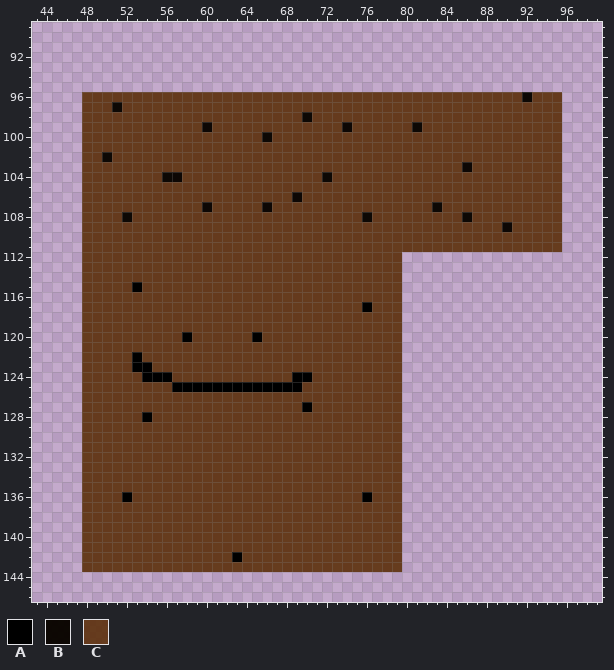
Pixel-art file -- res/levels/bobshotWorldTiles.aseprite. Above, as it was before the edit.
512x512 pixels, 1 frame. Colours within 5 levels of each other are drawn and written as one. Shown: x 43..99, y 89..146.
Visible layers, top first: "Layer 2", "Layer".
Palette (. is transparent): A #000000  B #0a0501fb  C #5a2d07e1
Pixels before (only the part around the change), first column x 43:
 89 .........................................................
 90 .........................................................
 91 .........................................................
 92 .........................................................
 93 .........................................................
 94 .........................................................
 95 .........................................................
 96 .....CCCCCCCCCCCCCCCCCCCCCCCCCCCCCCCCCCCCCCCCCCCCBCCC....
 97 .....CCCBCCCCCCCCCCCCCCCCCCCCCCCCCCCCCCCCCCCCCCCCCCCC....
 98 .....CCCCCCCCCCCCCCCCCCCCCCBCCCCCCCCCCCCCCCCCCCCCCCCC....
 99 .....CCCCCCCCCCCCBCCCCCCCCCCCCCBCCCCCCBCCCCCCCCCCCCCC....
100 .....CCCCCCCCCCCCCCCCCCBCCCCCCCCCCCCCCCCCCCCCCCCCCCCC....
101 .....CCCCCCCCCCCCCCCCCCCCCCCCCCCCCCCCCCCCCCCCCCCCCCCC....
102 .....CCBCCCCCCCCCCCCCCCCCCCCCCCCCCCCCCCCCCCCCCCCCCCCC....
103 .....CCCCCCCCCCCCCCCCCCCCCCCCCCCCCCCCCCCCCCBCCCCCCCCC....
104 .....CCCCCCCCBBCCCCCCCCCCCCCCBCCCCCCCCCCCCCCCCCCCCCCC....
105 .....CCCCCCCCCCCCCCCCCCCCCCCCCCCCCCCCCCCCCCCCCCCCCCCC....
106 .....CCCCCCCCCCCCCCCCCCCCCBCCCCCCCCCCCCCCCCCCCCCCCCCC....
107 .....CCCCCCCCCCCCBCCCCCBCCCCCCCCCCCCCCCCBCCCCCCCCCCCC....
108 .....CCCCBCCCCCCCCCCCCCCCCCCCCCCCBCCCCCCCCCBCCCCCCCCC....
109 .....CCCCCCCCCCCCCCCCCCCCCCCCCCCCCCCCCCCCCCCCCCBCCCCC....
110 .....CCCCCCCCCCCCCCCCCCCCCCCCCCCCCCCCCCCCCCCCCCCCCCCC....
111 .....CCCCCCCCCCCCCCCCCCCCCCCCCCCCCCCCCCCCCCCCCCCCCCCC....
112 .....CCCCCCCCCCCCCCCCCCCCCCCCCCCCCCCC....................
113 .....CCCCCCCCCCCCCCCCCCCCCCCCCCCCCCCC....................
114 .....CCCCCCCCCCCCCCCCCCCCCCCCCCCCCCCC....................
115 .....CCCCCACCCCCCCCCCCCCCCCCCCCCCCCCC....................
116 .....CCCCCCCCCCCCCCCCCCCCCCCCCCCCCCCC....................
117 .....CCCCCCCCCCCCCCCCCCCCCCCCCCCCACCC....................
118 .....CCCCCCCCCCCCCCCCCCCCCCCCCCCCCCCC....................
119 .....CCCCCCCCCCCCCCCCCCCCCCCCCCCCCCCC....................
120 .....CCCCCCCCCCACCCCCCACCCCCCCCCCCCCC....................
121 .....CCCCCCCCCCCCCCCCCCCCCCCCCCCCCCCC....................
122 .....CCCCCACCCCCCCCCCCCCCCCCCCCCCCCCC....................
123 .....CCCCCAACCCCCCCCCCCCCCCCCCCCCCCCC....................
124 .....CCCCCCAAACCCCCCCCCCCCAACCCCCCCCC....................
125 .....CCCCCCCCCAAAAAAAAAAAAACCCCCCCCCC....................
126 .....CCCCCCCCCCCCCCCCCCCCCCCCCCCCCCCC....................
127 .....CCCCCCCCCCCCCCCCCCCCCCACCCCCCCCC....................
128 .....CCCCCCACCCCCCCCCCCCCCCCCCCCCCCCC....................
129 .....CCCCCCCCCCCCCCCCCCCCCCCCCCCCCCCC....................
130 .....CCCCCCCCCCCCCCCCCCCCCCCCCCCCCCCC....................
131 .....CCCCCCCCCCCCCCCCCCCCCCCCCCCCCCCC....................
132 .....CCCCCCCCCCCCCCCCCCCCCCCCCCCCCCCC....................
133 .....CCCCCCCCCCCCCCCCCCCCCCCCCCCCCCCC....................
134 .....CCCCCCCCCCCCCCCCCCCCCCCCCCCCCCCC....................
135 .....CCCCCCCCCCCCCCCCCCCCCCCCCCCCCCCC....................
136 .....CCCCACCCCCCCCCCCCCCCCCCCCCCCACCC....................
137 .....CCCCCCCCCCCCCCCCCCCCCCCCCCCCCCCC....................
138 .....CCCCCCCCCCCCCCCCCCCCCCCCCCCCCCCC....................
139 .....CCCCCCCCCCCCCCCCCCCCCCCCCCCCCCCC....................
140 .....CCCCCCCCCCCCCCCCCCCCCCCCCCCCCCCC....................
141 .....CCCCCCCCCCCCCCCCCCCCCCCCCCCCCCCC....................
142 .....CCCCCCCCCCCCCCCACCCCCCCCCCCCCCCC....................
143 .....CCCCCCCCCCCCCCCCCCCCCCCCCCCCCCCC....................
144 .........................................................
145 .........................................................
146 .........................................................
And afterwards:
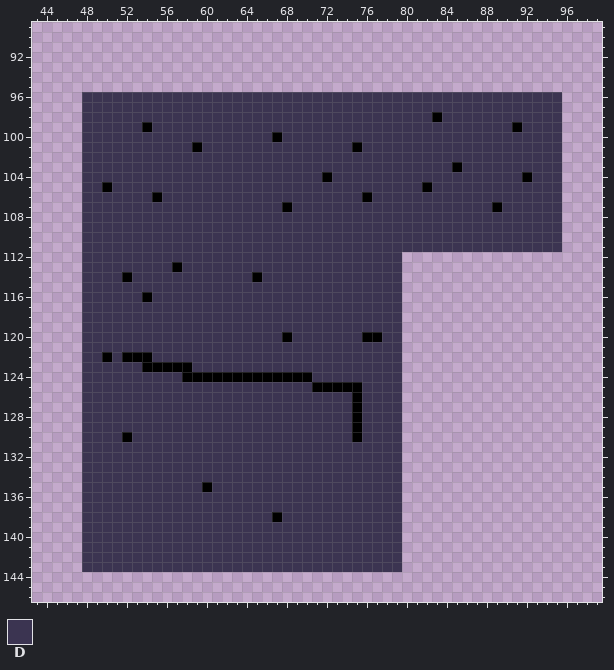
Colours new in this view: D #3b3451
Difference:
Changed rows in their new state; - is an unchanged pixel.
Layer "Layer 2":
first column x 48:
 96 DDDDDDDDDDDDDDDDDDDDDDDDDDDDDDDDDDDDDDDDDDDDDDDD
 97 DDDDDDDDDDDDDDDDDDDDDDDDDDDDDDDDDDDDDDDDDDDDDDDD
 98 DDDDDDDDDDDDDDDDDDDDDDDDDDDDDDDDDDDADDDDDDDDDDDD
 99 DDDDDDADDDDDDDDDDDDDDDDDDDDDDDDDDDDDDDDDDDDADDDD
100 DDDDDDDDDDDDDDDDDDDADDDDDDDDDDDDDDDDDDDDDDDDDDDD
101 DDDDDDDDDDDADDDDDDDDDDDDDDDADDDDDDDDDDDDDDDDDDDD
102 DDDDDDDDDDDDDDDDDDDDDDDDDDDDDDDDDDDDDDDDDDDDDDDD
103 DDDDDDDDDDDDDDDDDDDDDDDDDDDDDDDDDDDDDADDDDDDDDDD
104 DDDDDDDDDDDDDDDDDDDDDDDDADDDDDDDDDDDDDDDDDDDADDD
105 DDADDDDDDDDDDDDDDDDDDDDDDDDDDDDDDDADDDDDDDDDDDDD
106 DDDDDDDADDDDDDDDDDDDDDDDDDDDADDDDDDDDDDDDDDDDDDD
107 DDDDDDDDDDDDDDDDDDDDADDDDDDDDDDDDDDDDDDDDADDDDDD
108 DDDDDDDDDDDDDDDDDDDDDDDDDDDDDDDDDDDDDDDDDDDDDDDD
109 DDDDDDDDDDDDDDDDDDDDDDDDDDDDDDDDDDDDDDDDDDDDDDDD
110 DDDDDDDDDDDDDDDDDDDDDDDDDDDDDDDDDDDDDDDDDDDDDDDD
111 DDDDDDDDDDDDDDDDDDDDDDDDDDDDDDDDDDDDDDDDDDDDDDDD
112 DDDDDDDDDDDDDDDDDDDDDDDDDDDDDDDD----------------
113 DDDDDDDDDADDDDDDDDDDDDDDDDDDDDDD----------------
114 DDDDADDDDDDDDDDDDADDDDDDDDDDDDDD----------------
115 DDDDDDDDDDDDDDDDDDDDDDDDDDDDDDDD----------------
116 DDDDDDADDDDDDDDDDDDDDDDDDDDDDDDD----------------
117 DDDDDDDDDDDDDDDDDDDDDDDDDDDDDDDD----------------
118 DDDDDDDDDDDDDDDDDDDDDDDDDDDDDDDD----------------
119 DDDDDDDDDDDDDDDDDDDDDDDDDDDDDDDD----------------
120 DDDDDDDDDDDDDDDDDDDDADDDDDDDAADD----------------
121 DDDDDDDDDDDDDDDDDDDDDDDDDDDDDDDD----------------
122 DDADA-ADDDDDDDDDDDDDDDDDDDDDDDDD----------------
123 DDDDDD-AAAADDDDDDDDDDDDDDDDDDDDD----------------
124 DDDDDDDDDDAAAAAAAAAAA--DDDDDDDDD----------------
125 DDDDDDDDDDDDDDDDDDDDDDDAAAAADDDD----------------
126 DDDDDDDDDDDDDDDDDDDDDDDDDDDADDDD----------------
127 DDDDDDDDDDDDDDDDDDDDDDDDDDDADDDD----------------
128 DDDDDDDDDDDDDDDDDDDDDDDDDDDADDDD----------------
129 DDDDDDDDDDDDDDDDDDDDDDDDDDDADDDD----------------
130 DDDDADDDDDDDDDDDDDDDDDDDDDDADDDD----------------
131 DDDDDDDDDDDDDDDDDDDDDDDDDDDDDDDD----------------
132 DDDDDDDDDDDDDDDDDDDDDDDDDDDDDDDD----------------
133 DDDDDDDDDDDDDDDDDDDDDDDDDDDDDDDD----------------
134 DDDDDDDDDDDDDDDDDDDDDDDDDDDDDDDD----------------
135 DDDDDDDDDDDDADDDDDDDDDDDDDDDDDDD----------------
136 DDDDDDDDDDDDDDDDDDDDDDDDDDDDDDDD----------------
137 DDDDDDDDDDDDDDDDDDDDDDDDDDDDDDDD----------------
138 DDDDDDDDDDDDDDDDDDDADDDDDDDDDDDD----------------
139 DDDDDDDDDDDDDDDDDDDDDDDDDDDDDDDD----------------
140 DDDDDDDDDDDDDDDDDDDDDDDDDDDDDDDD----------------
141 DDDDDDDDDDDDDDDDDDDDDDDDDDDDDDDD----------------
142 DDDDDDDDDDDDDDDDDDDDDDDDDDDDDDDD----------------
143 DDDDDDDDDDDDDDDDDDDDDDDDDDDDDDDD----------------
Boxes around the changes in both pictures, in picture pixels (x1, y1, x2, y2):
changed: (82, 92, 562, 572)
